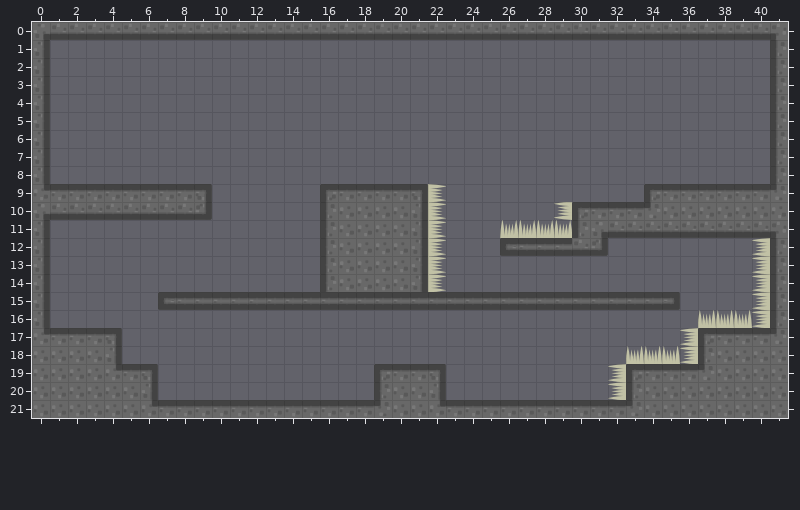
Tiled map, stored at Resources/lvl1-2.tmx. The picture above is the old version.
Cells are 50x50 px. Shown: x 0..41, y 0..21.
After the commit:
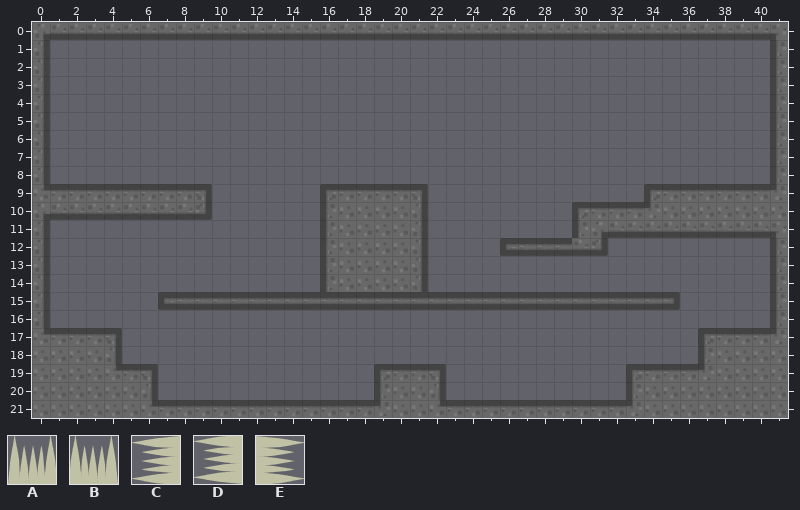
Key: from "spikes": A 0, B 0 flipped left-right, C 0 flipped on the diagonal, D 0 turned 270, E 0 turned 90.
_ is an empty cell.
The edit:
Layer "Spikes":
y 9: x 22 E -> _
y 10: x 22 E -> _; x 29 D -> _
y 11: x 22 E -> _; x 26..29 AAAA -> ____
y 12..14: x 22 E -> _; x 40 C -> _
y 15: x 40 C -> _
y 16: x 37..40 BBBC -> ____
y 17: x 36 C -> _
y 18: x 33..36 BBBC -> ____
y 19..20: x 32 C -> _
Where, in picture pixels (left, top, right, bottom), the same in both pictures:
removed: (428, 184, 446, 292)
removed: (500, 202, 572, 238)
removed: (608, 238, 770, 400)
